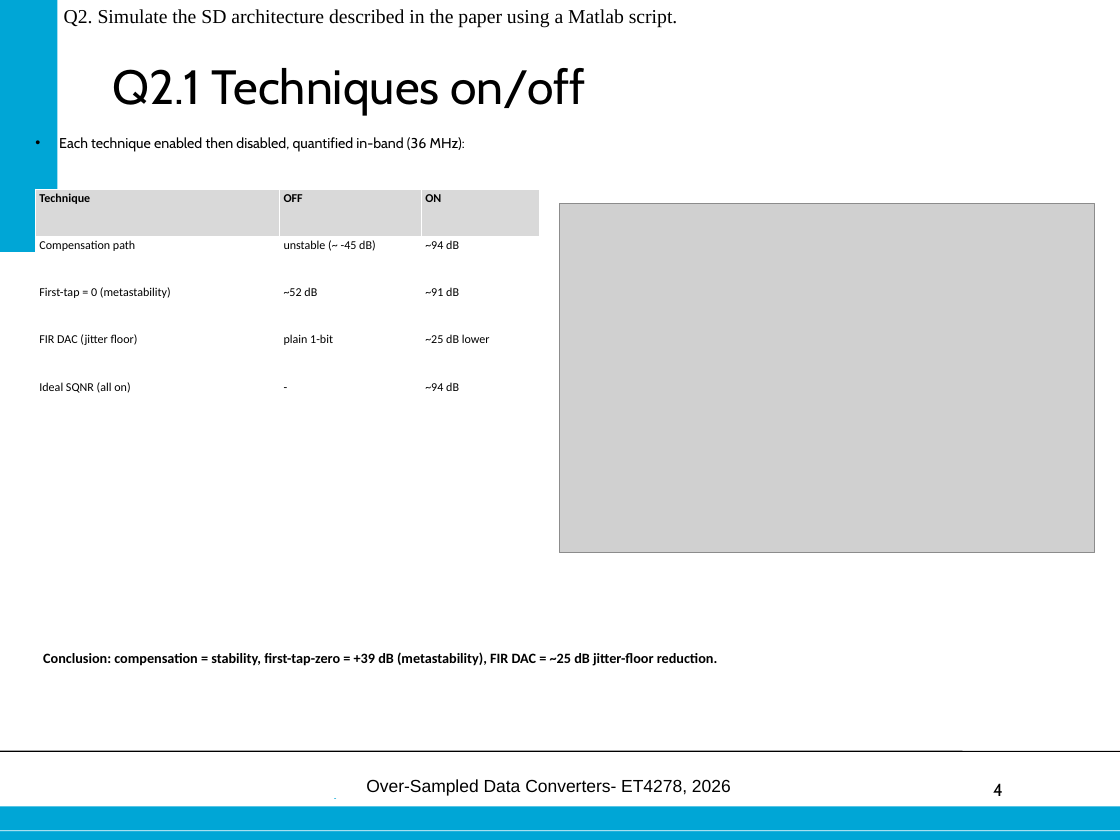
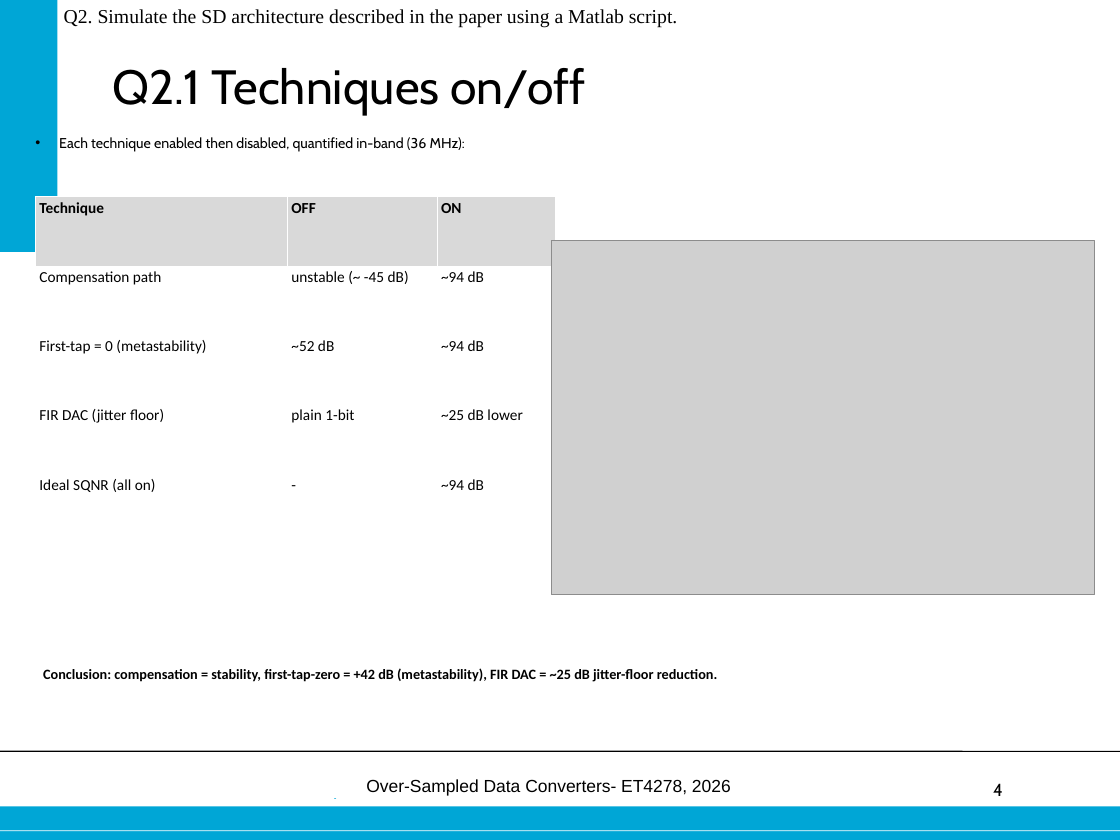
Before and after one commit to danieltyukov/tud-over-sampled-data-converters, a slide deck: slide 4 of practical-exam/Final_oral_exam_Daniel_Tyukov_5714699.pptx. Drawn at 1120x840 pixels with LibreOffice and Linux fonts; fonts in the diff are those of the drawing; grey boxes stand for pictures; background and template pictures are left out. Boxes give left, top, right and bottom in pixels: in the first picture for what was removed or moved away, otherwise in the second. Text is boxed around its words. In the diff, an @@ line names an element or a change of style, - is before the commit and + after.

Commit message:
Update practical exam materials: replace PDF and PPTX files, enhance MATLAB scripts, and update result images

```diff
--- a/practical-exam/Final_oral_exam_Daniel_Tyukov_5714699.pptx
+++ b/practical-exam/Final_oral_exam_Daniel_Tyukov_5714699.pptx
@@ table at (35, 197, 555, 543) @@
-row 3, column 3: ~91 dB
+row 3, column 3: ~94 dB
@@ size 11 to 14 pt @@
@@ table: place and size @@
-table at (35, 189, 540, 425)
+table at (35, 197, 555, 543)
@@ picture: place and size @@
-picture at (559, 203, 1095, 553)
+picture at (551, 240, 1095, 595)
@@ text at (43, 668, 717, 682): text changed @@
-Conclusion: compensation = stability, first-tap-zero = +39 dB (metastability), FIR DAC = ~25 dB jitter-floor reduction.
+Conclusion: compensation = stability, first-tap-zero = +42 dB (metastability), FIR DAC = ~25 dB jitter-floor reduction.
```
Also in this commit, not shown: 5 other slides changed, 8 other files.
